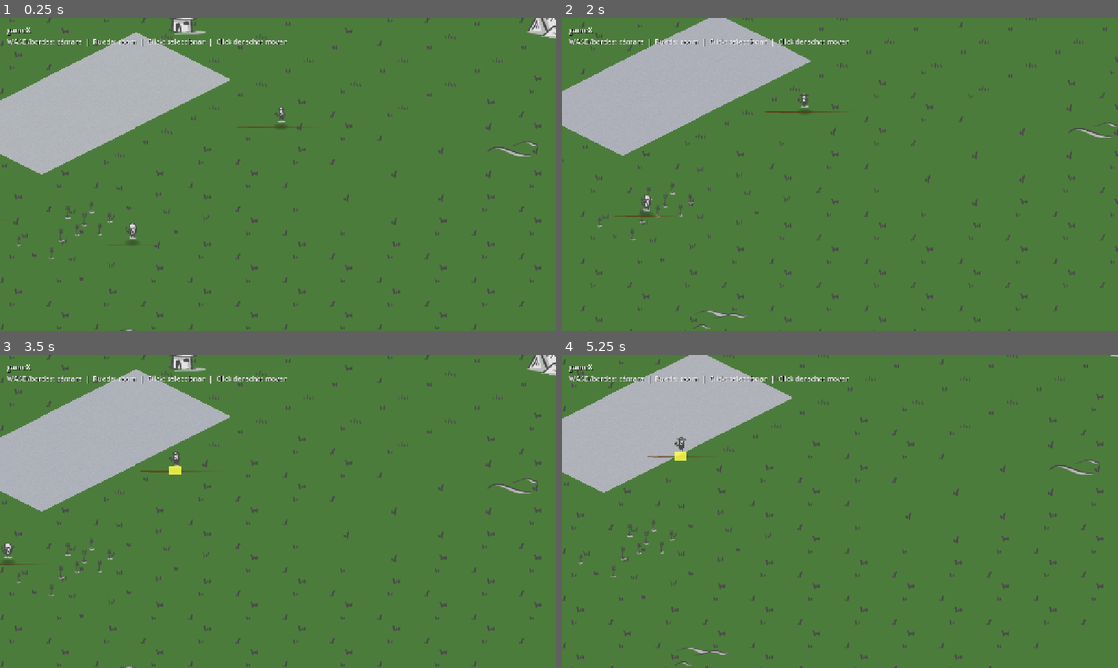
Above: before the commit, frames 1-4 (two rows, left to right).
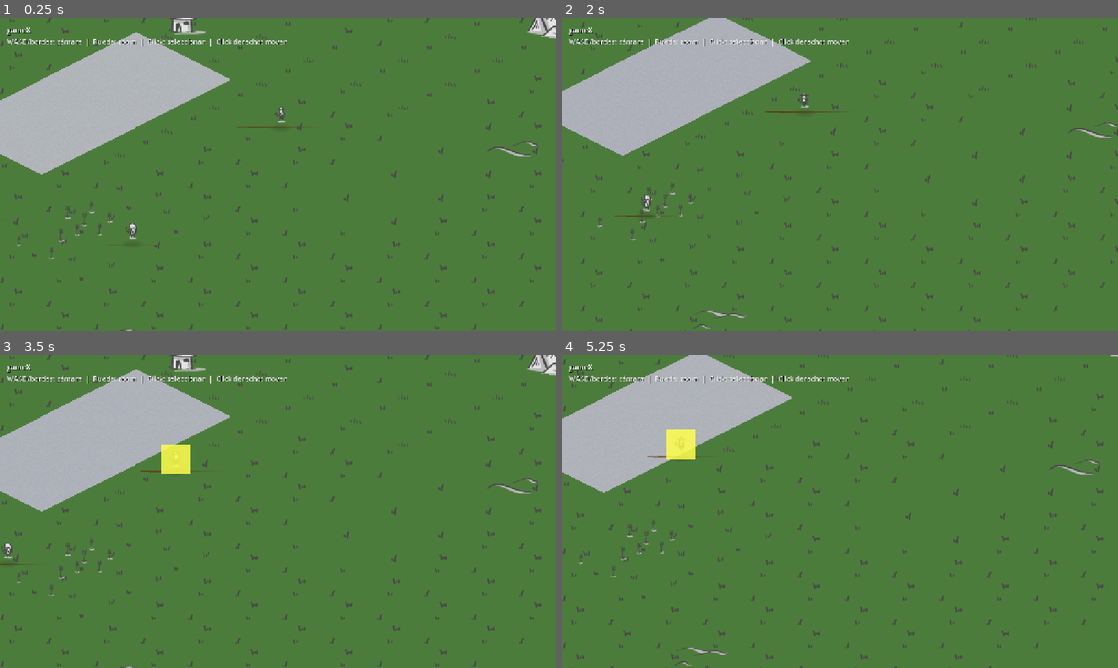
Above: after the commit, the same moments.

Repository: manurode/gameX
Game: Godot game, scene res://scenes/main.tscn
Same seed, same stepped clock (60 frames per second), same inputs: the game is played once before the commit and once after it.
Inputs (mouse positions are in pixels of both pictures, inside the frame that each line leads up to):
- Up to frame 1 (0.25 s): no input
- Up to frame 2 (2 s): move the mouse to (962, 158) at 0.52 s; tap S (camera_pan_down, bound only after the commit) at 0.6 s; click (962, 158) at 0.67 s; tap A (camera_pan_left, bound only after the commit) at 0.8 s; drag from (728, 190) to (812, 237) at 1.27 s
- Up to frame 3 (3.5 s): move the mouse to (333, 442) at 2.02 s; tap D (camera_pan_right, bound only after the commit) at 2.1 s; click (333, 442) at 2.17 s; tap W (camera_pan_up, bound only after the commit) at 2.3 s; drag from (250, 574) to (111, 464) at 2.77 s
- Up to frame 4 (5.25 s): move the mouse to (1006, 558) at 3.52 s; tap S (camera_pan_down, bound only after the commit) at 3.6 s; click (1006, 558) at 3.67 s; tap A (camera_pan_left, bound only after the commit) at 3.8 s; drag from (673, 464) to (756, 433) at 4.27 s; move the mouse to (867, 511) at 5.02 s; tap D (camera_pan_right, bound only after the commit) at 5.1 s; click (867, 511) at 5.17 s

The runs differ from the first frame. In frame 2, less than 0.1% of the frame differs, in the area x 7-24%, y 55-71%; in frame 3, 0.5%, in the area x 0-35%, y 28-70%; in frame 4, 0.5%.

Commit message:
Implement camera panning controls and enhance unit selection mechanics

Diff:
--- a/project.godot
+++ b/project.godot
@@ -42,6 +42,30 @@
 , Object(InputEventKey,"resource_local_to_scene":false,"resource_name":"","device":-1,"window_id":0,"alt_pressed":false …(183 unchanged characters)…
 ]
 }
+camera_pan_up={
+"deadzone": 0.5,
+"events": [Object(InputEventKey,"resource_local_to_scene":false,"resource_name":"","device":-1,"window_id":0,"alt_pressed":false,"shift_pressed":false,"ctrl_pressed":false,"meta_pressed":false,"pressed":false,"keycode":0,"physical_keycode":87,"key_label":0,"unicode":119,"location":0,"echo":false,"script":null)
+, Object(InputEventKey,"resource_local_to_scene":false,"resource_name":"","device":-1,"window_id":0,"alt_pressed":false,"shift_pressed":false,"ctrl_pressed":false,"meta_pressed":false,"pressed":false,"keycode":0,"physical_keycode":4194320,"key_label":0,"unicode":0,"location":0,"echo":false,"script":null)
+]
+}
+camera_pan_down={
+"deadzone": 0.5,
+"events": [Object(InputEventKey,"resource_local_to_scene":false,"resource_name":"","device":-1,"window_id":0,"alt_pressed":false,"shift_pressed":false,"ctrl_pressed":false,"meta_pressed":false,"pressed":false,"keycode":0,"physical_keycode":83,"key_label":0,"unicode":115,"location":0,"echo":false,"script":null)
+, Object(InputEventKey,"resource_local_to_scene":false,"resource_name":"","device":-1,"window_id":0,"alt_pressed":false,"shift_pressed":false,"ctrl_pressed":false,"meta_pressed":false,"pressed":false,"keycode":0,"physical_keycode":4194322,"key_label":0,"unicode":0,"location":0,"echo":false,"script":null)
+]
+}
+camera_pan_left={
+"deadzone": 0.5,
+"events": [Object(InputEventKey,"resource_local_to_scene":false,"resource_name":"","device":-1,"window_id":0,"alt_pressed":false,"shift_pressed":false,"ctrl_pressed":false,"meta_pressed":false,"pressed":false,"keycode":0,"physical_keycode":65,"key_label":0,"unicode":97,"location":0,"echo":false,"script":null)
+, Object(InputEventKey,"resource_local_to_scene":false,"resource_name":"","device":-1,"window_id":0,"alt_pressed":false,"shift_pressed":false,"ctrl_pressed":false,"meta_pressed":false,"pressed":false,"keycode":0,"physical_keycode":4194319,"key_label":0,"unicode":0,"location":0,"echo":false,"script":null)
+]
+}
+camera_pan_right={
+"deadzone": 0.5,
+"events": [Object(InputEventKey,"resource_local_to_scene":false,"resource_name":"","device":-1,"window_id":0,"alt_pressed":false,"shift_pressed":false,"ctrl_pressed":false,"meta_pressed":false,"pressed":false,"keycode":0,"physical_keycode":68,"key_label":0,"unicode":100,"location":0,"echo":false,"script":null)
+, Object(InputEventKey,"resource_local_to_scene":false,"resource_name":"","device":-1,"window_id":0,"alt_pressed":false,"shift_pressed":false,"ctrl_pressed":false,"meta_pressed":false,"pressed":false,"keycode":0,"physical_keycode":4194321,"key_label":0,"unicode":0,"location":0,"echo":false,"script":null)
+]
+}
 camera_zoom={
 "deadzone": 0.5,
 "events": [Object(InputEventMouseButton,"resource_local_to_scene":false,"resource_name":"","device":-1,"window_id":0,"a …(252 unchanged characters)…
--- a/scenes/units/unit.tscn
+++ b/scenes/units/unit.tscn
@@ -3,7 +3,7 @@
 [ext_resource type="Script" path="res://scripts/units/unit.gd" id="1_unit"]
 
 [sub_resource type="RectangleShape2D" id="RectangleShape2D_unit"]
-size = Vector2(20, 20)
+size = Vector2(48, 72)
 
 [sub_resource type="ParticleProcessMaterial" id="ParticleProcessMaterial_dust"]
 direction = Vector3(0, -1, 0)
@@ -31,7 +31,9 @@
 
 [node name="Shadow" type="Sprite2D" parent="."]
 z_index = -1
+y_sort_enabled = false
 texture_filter = 0
+modulate = Color(0, 0, 0, 0.4)
 
 [node name="DustParticles" type="GPUParticles2D" parent="."]
 z_index = 1
@@ -48,6 +50,7 @@
 animation = &"idle"
 
 [node name="CollisionShape2D" type="CollisionShape2D" parent="."]
+position = Vector2(0, -36)
 shape = SubResource("RectangleShape2D_unit")
 
 [node name="NavigationAgent2D" type="NavigationAgent2D" parent="."]
@@ -56,4 +59,5 @@
 z_index = 3
 visible = false
 color = Color(1, 1, 0.3, 0.85)
-polygon = PackedVector2Array(-16, -18, 16, -18, 16, 8, -16, 8)
+position = Vector2(0, -36)
+polygon = PackedVector2Array(-40, -40, 40, -40, 40, 40, -40, 40)
--- a/scripts/camera/rts_camera.gd
+++ b/scripts/camera/rts_camera.gd
@@ -37,19 +37,11 @@
 
 
 func _handle_keyboard_pan(delta: float) -> void:
-	var direction := Vector2.ZERO
+	var direction := Input.get_vector("camera_pan_left", "camera_pan_right", "camera_pan_up", "camera_pan_down")
+	if direction == Vector2.ZERO:
+		return
 
-	if Input.is_physical_key_pressed(KEY_W):
-		direction.y -= 1.0
-	if Input.is_physical_key_pressed(KEY_S):
-		direction.y += 1.0
-	if Input.is_physical_key_pressed(KEY_A):
-		direction.x -= 1.0
-	if Input.is_physical_key_pressed(KEY_D):
-		direction.x += 1.0
-
-	if direction != Vector2.ZERO:
-		position += direction.normalized() * PAN_SPEED * delta / zoom.x
+	position += direction.normalized() * PAN_SPEED * delta / zoom.x
 
 
 func _handle_edge_pan(delta: float) -> void:
@@ -79,16 +71,12 @@
 
 	var min_x := map_bounds.position.x + half_view.x
 	var max_x := map_bounds.end.x - half_view.x
-	if min_x > max_x:
-		position.x = map_bounds.get_center().x
-	else:
+	if min_x <= max_x:
 		position.x = clampf(position.x, min_x, max_x)
 
 	var min_y := map_bounds.position.y + half_view.y
 	var max_y := map_bounds.end.y - half_view.y
-	if min_y > max_y:
-		position.y = map_bounds.get_center().y
-	else:
+	if min_y <= max_y:
 		position.y = clampf(position.y, min_y, max_y)
 
 
--- a/scripts/input/selection_manager.gd
+++ b/scripts/input/selection_manager.gd
@@ -11,6 +11,11 @@
 var _drag_started: bool = false
 
 @onready var selection_box: Control = get_node_or_null("/root/Main/HUD/SelectionBox")
+
+
+func _ready() -> void:
+	if selection_box == null:
+		selection_box = get_node_or_null("/root/Main/HUD/SelectionBox")
 
 func _input(event: InputEvent) -> void:
 	if event is InputEventMouseButton:
@@ -109,7 +114,17 @@
 		if collider is Unit and (collider as Unit).is_in_group("selectable_units"):
 			return collider as Unit
 
-	return null
+	var best_unit: Unit = null
+	var best_depth: float = INF
+	for node in get_tree().get_nodes_in_group("selectable_units"):
+		if node is Unit and (node as Unit).contains_world_point(world_point):
+			var unit := node as Unit
+			var depth := unit.global_position.y
+			if depth < best_depth:
+				best_depth = depth
+				best_unit = unit
+
+	return best_unit
 
 func _pick_units_in_rect(world_rect: Rect2) -> Array[Unit]:
 	var picked: Array[Unit] = []
--- a/scripts/units/unit.gd
+++ b/scripts/units/unit.gd
@@ -3,7 +3,7 @@
 
 @export var move_speed: float = 95.0
 @export var max_hp: int = 100
-@export var selection_radius: float = 22.0
+@export var selection_half_size := Vector2(40.0, 40.0)
 @export var idle_sheet: Texture2D
 @export var walk_up_sheet: Texture2D
 @export var walk_down_sheet: Texture2D
@@ -14,7 +14,7 @@
 
 var _ground_layer: TinyTilesMap
 var _was_on_water := false
-var _grass_press_cooldown := 0.0
+var _last_grass_cell := Vector2i(999999, 999999)
 
 @onready var animated_sprite: AnimatedSprite2D = $AnimatedSprite2D
 @onready var navigation_agent: NavigationAgent2D = $NavigationAgent2D
@@ -51,17 +51,18 @@
 
 
 func _setup_shadow() -> void:
-	var image := Image.create(48, 20, false, Image.FORMAT_RGBA8)
-	for y in 20:
-		for x in 48:
-			var dx := (x - 24.0) / 24.0
-			var dy := (y - 10.0) / 10.0
+	var image := Image.create(64, 24, false, Image.FORMAT_RGBA8)
+	for y in 24:
+		for x in 64:
+			var dx := (x - 32.0) / 32.0
+			var dy := (y - 12.0) / 12.0
 			var dist := dx * dx + dy * dy
 			if dist <= 1.0:
-				image.set_pixel(x, y, Color(0.0, 0.0, 0.0, 0.28 * (1.0 - dist)))
+				image.set_pixel(x, y, Color(0.0, 0.0, 0.0, 0.35 * (1.0 - dist)))
 	var texture := ImageTexture.create_from_image(image)
 	shadow_sprite.texture = texture
-	shadow_sprite.position = Vector2(0.0, -4.0)
+	shadow_sprite.position = Vector2.ZERO
+	shadow_sprite.y_sort_enabled = false
 
 
 func _setup_navigation_agent() -> void:
@@ -82,13 +83,16 @@
 	selection_indicator.visible = false
 
 
+func get_sprite_center() -> Vector2:
+	return global_position + sprite_offset
+
+
 func get_selection_rect() -> Rect2:
-	var half_size := Vector2(selection_radius, selection_radius)
-	return Rect2(global_position - half_size, half_size * 2.0)
+	return Rect2(get_sprite_center() - selection_half_size, selection_half_size * 2.0)
 
 
 func contains_world_point(world_point: Vector2) -> bool:
-	return global_position.distance_to(world_point) <= selection_radius
+	return get_selection_rect().has_point(world_point)
 
 
 func intersects_world_rect(world_rect: Rect2) -> bool:
@@ -100,8 +104,6 @@
 
 
 func _physics_process(delta: float) -> void:
-	_grass_press_cooldown = maxf(_grass_press_cooldown - delta, 0.0)
-
 	if navigation_agent.is_navigation_finished():
 		velocity = Vector2.ZERO
 		_set_dust(false)
@@ -164,9 +166,18 @@
 		_spawn_splash()
 	_was_on_water = on_water
 
-	if velocity.length() > 0.0 and _grass_press_cooldown <= 0.0 and not on_water:
-		_ground_layer.press_grass_at(global_position)
-		_grass_press_cooldown = 0.18
+	var current_cell := _ground_layer.get_cell_at_world(global_position)
+	if current_cell != _last_grass_cell:
+		if _last_grass_cell != Vector2i(999999, 999999):
+			_ground_layer.release_grass_at_cell(_last_grass_cell)
+		_last_grass_cell = current_cell
+		if not on_water:
+			_ground_layer.press_grass_at(global_position)
+
+
+func _exit_tree() -> void:
+	if _ground_layer != null and _last_grass_cell != Vector2i(999999, 999999):
+		_ground_layer.release_grass_at_cell(_last_grass_cell)
 
 
 func _spawn_splash() -> void:
--- a/scripts/world/tiny_tiles_map.gd
+++ b/scripts/world/tiny_tiles_map.gd
@@ -144,26 +144,36 @@
 	return get_cell_source_id(get_cell_at_world(world_pos)) == GroundTile.WATER
 
 
-func press_grass_at(world_pos: Vector2, duration: float = 0.35) -> void:
+func press_grass_at(world_pos: Vector2) -> void:
 	var cell := get_cell_at_world(world_pos)
 	if get_cell_source_id(cell) == GroundTile.WATER:
 		return
+
 	if cell in _pressed_cells:
+		_pressed_cells[cell]["refs"] += 1
 		return
 
 	var original_source := get_cell_source_id(cell)
+	if original_source == GroundTile.GRASS_D:
+		_pressed_cells[cell] = {"source": original_source, "refs": 1}
+		return
+
 	set_cell(cell, GroundTile.GRASS_D, Vector2i.ZERO)
-	_pressed_cells[cell] = original_source
+	_pressed_cells[cell] = {"source": original_source, "refs": 1}
 
-	var timer := get_tree().create_timer(duration)
-	var captured_cell := cell
-	timer.timeout.connect(func() -> void:
-		if not is_instance_valid(self):
-			return
-		if captured_cell in _pressed_cells:
-			set_cell(captured_cell, _pressed_cells[captured_cell], Vector2i.ZERO)
-			_pressed_cells.erase(captured_cell)
-	)
+
+func release_grass_at_cell(cell: Vector2i) -> void:
+	if cell not in _pressed_cells:
+		return
+
+	_pressed_cells[cell]["refs"] -= 1
+	if _pressed_cells[cell]["refs"] > 0:
+		return
+
+	var original_source: int = _pressed_cells[cell]["source"]
+	_pressed_cells.erase(cell)
+	if original_source != GroundTile.GRASS_D:
+		set_cell(cell, original_source, Vector2i.ZERO)
 
 
 func get_water_cells() -> Array[Vector2i]:
